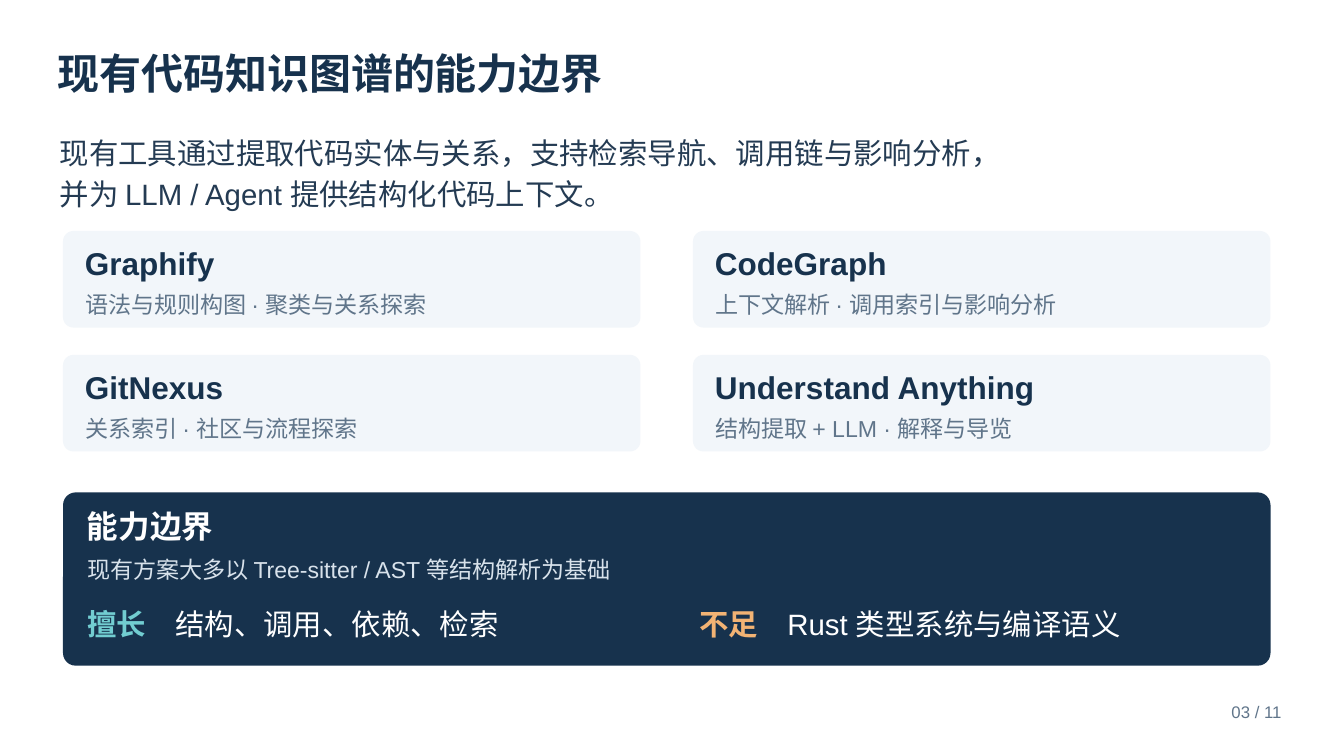
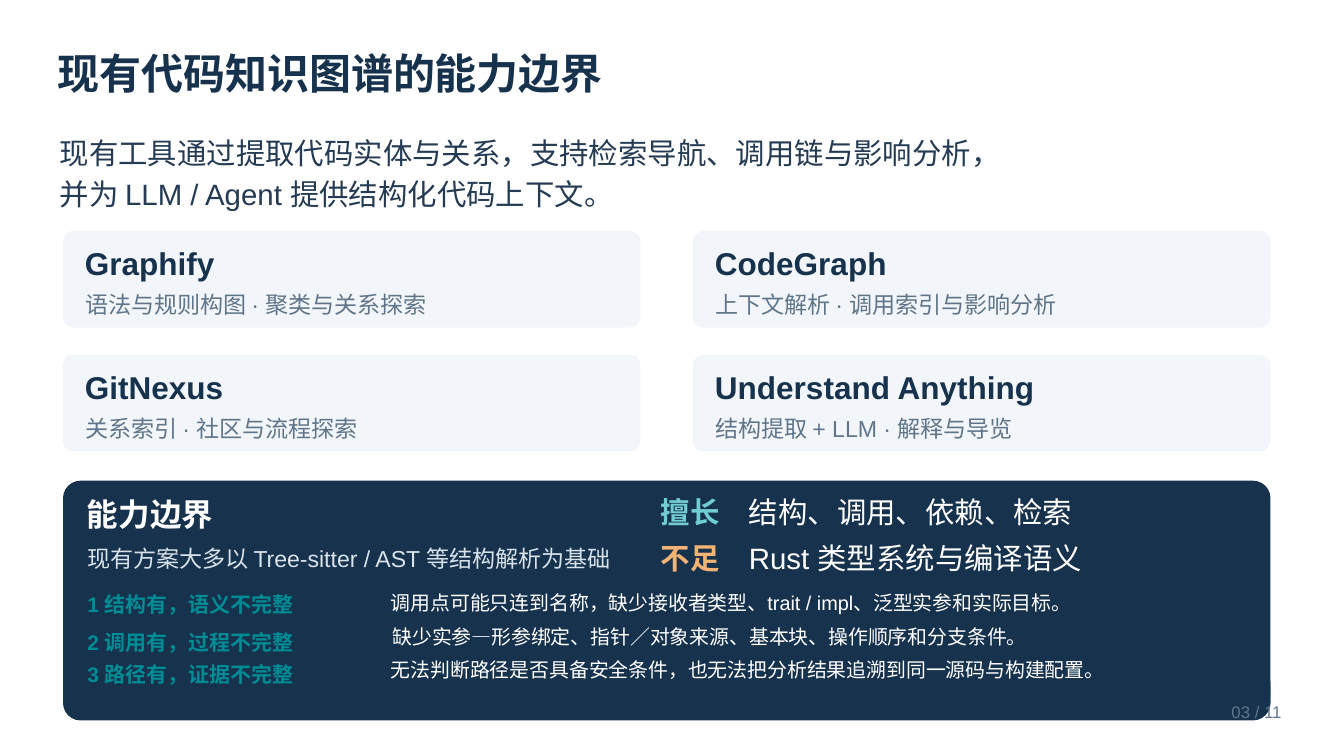
Before and after one commit to ichab/rk8s, a slide deck: slide 3 of Rust智能解析底座_汇报.pptx. Drawn at 1344x756 pixels with LibreOffice and Linux fonts; fonts in the diff are those of the drawing. Boxes give left, top, right and bottom in pixels: in the first picture for what was removed or moved away, otherwise in the second. Text is boxed around its words. In the diff, an @@ line names an element or a change of style, - is before the commit and + after.

```diff
--- a/Rust智能解析底座_汇报.pptx
+++ b/Rust智能解析底座_汇报.pptx
@@ rounded rectangle: place and size @@
-rounded rectangle at (63, 493, 1270, 666)
+rounded rectangle at (63, 481, 1270, 721)
@@ text "能力边界": place and size @@
-text "能力边界" at (87, 511, 213, 541)
+text "能力边界" at (87, 499, 213, 529)
@@ text "擅长 结构、调用、依赖、检索": place and size @@
-text "擅长 结构、调用、依赖、检索" at (87, 610, 498, 638)
+text "擅长 结构、调用、依赖、检索" at (661, 498, 1072, 526)
@@ text "不足 Rust 类型系统与编译语义": place and size @@
-text "不足 Rust 类型系统与编译语义" at (699, 610, 1121, 638)
+text "不足 Rust 类型系统与编译语义" at (661, 544, 1082, 572)
@@ text "现有方案大多以 Tree-sitter / AST 等结构解析为基础": place and size @@
-text "现有方案大多以 Tree-sitter / AST 等结构解析为基础" at (87, 558, 610, 580)
+text "现有方案大多以 Tree-sitter / AST 等结构解析为基础" at (87, 547, 610, 569)
@@ text added at (87, 594, 294, 615), 15 pt, text #008C95, bold @@
+1 结构有，语义不完整
@@ text added at (391, 593, 1072, 614), 14.2 pt, text #FFFFFF @@
+调用点可能只连到名称，缺少接收者类型、trait / impl、泛型实参和实际目标。
@@ text added at (392, 627, 1026, 646), 14.2 pt, text #FFFFFF @@
+缺少实参—形参绑定、指针／对象来源、基本块、操作顺序和分支条件。
@@ text added at (87, 632, 294, 653), 15 pt, text #008C95, bold @@
+2 调用有，过程不完整
@@ text added at (87, 664, 294, 685), 15 pt, text #008C95, bold @@
+3 路径有，证据不完整
@@ text added at (391, 660, 1105, 679), 14.2 pt, text #FFFFFF @@
+无法判断路径是否具备安全条件，也无法把分析结果追溯到同一源码与构建配置。
```
Also in this commit, not shown: 2 other slides changed, 5 slides added, 1 slide removed.
